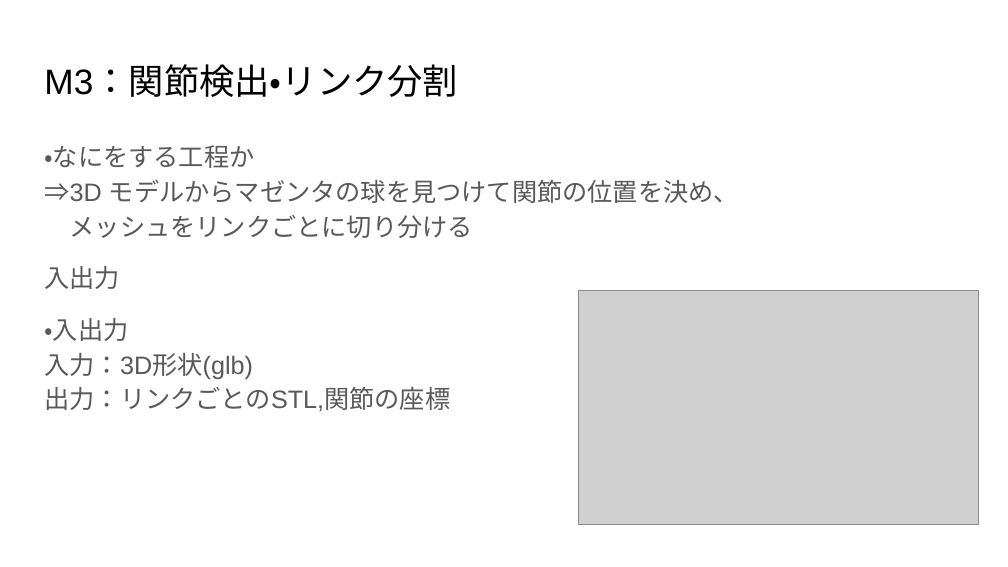
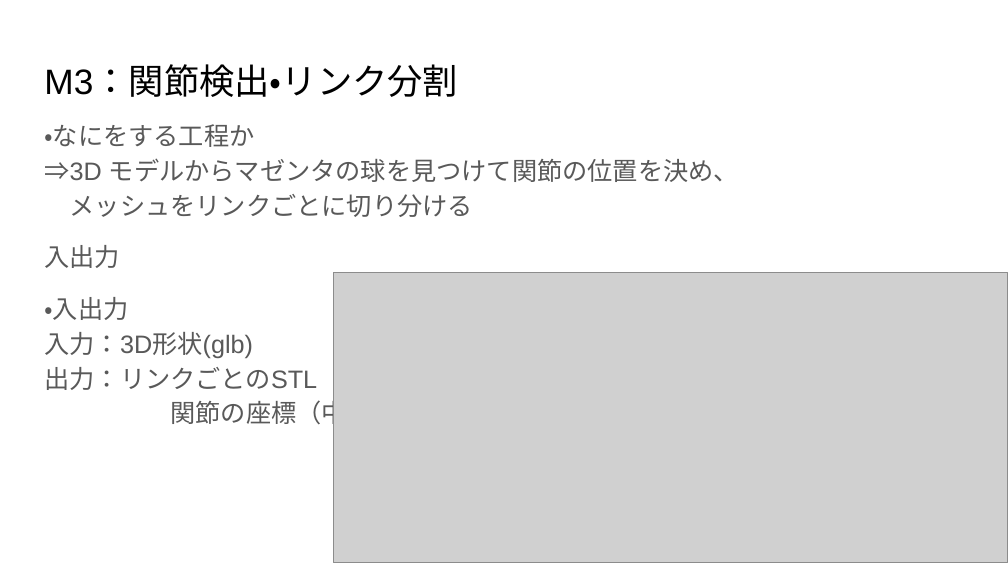
Before and after one commit to 233301koshiro/StackelbergPPO, a slide deck: slide 11 of docs/研究応用/執筆/システムフロー解説(M1~M7).pptx (slide 8 before the commit). Drawn at 1008x567 pixels with LibreOffice and Linux fonts; fonts in the diff are those of the drawing; grey boxes stand for pictures. Boxes give left, top, right and bottom in pixels: in the first picture for what was removed or moved away, otherwise in the second. Text is boxed around its words. In the diff, an @@ line names an element or a change of style, - is before the commit and + after.

```diff
--- a/docs/研究応用/執筆/システムフロー解説(M1~M7).pptx
+++ b/docs/研究応用/執筆/システムフロー解説(M1~M7).pptx
@@ text "・なにをする工程か ⇒3D モデルからマゼンタの球を見つけて関節の位置を決め、 メッシュをリンクごとに切り分ける": place and size @@
-text "・なにをする工程か ⇒3D モデルからマゼンタの球を見つけて関節の位置を決め、 メッシュをリンクごとに切り分ける" at [44, 145, 739, 411]
+text "・なにをする工程か ⇒3D モデルからマゼンタの球を見つけて関節の位置を決め、 メッシュをリンクごとに切り分ける" at [44, 124, 739, 429]
@@ text at [44, 297, 397, 429]: text changed @@
-・入出力
-入力：3D形状(glb)
-出力：リンクごとのSTL,関節の座標
+・入出力
+入力：3D形状(glb)
+出力：リンクごとのSTL
+関節の座標（中心）
@@ picture added at [334, 272, 1008, 562] @@
@@ picture removed at [579, 290, 979, 525] @@
```
Also in this commit, not shown: 13 other slides changed, 6 slides added, 10 other files.
